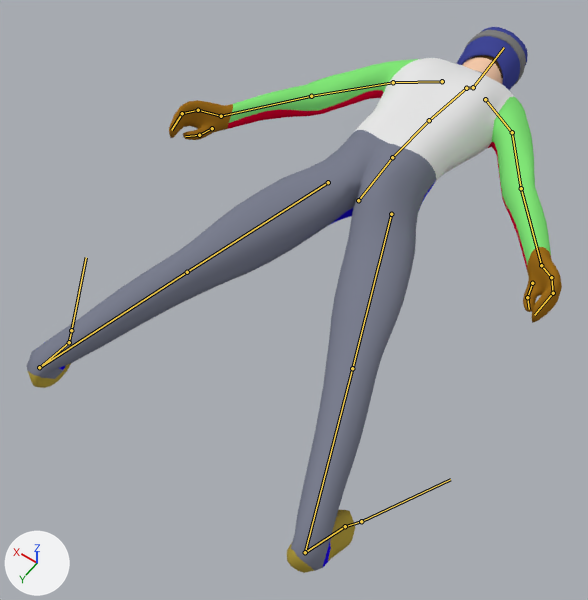
Two versions of the Blender file Assets/Models/Characters/jumper.blend, one commit apart.
The view is the same before and after, from a 50 mm camera at (-0.68, 0.383, 1.591) aimed at (0.029, -0.61, 0.03). Lighting does not change. The marker at lower left points along +X, +Y and +Z. Both versions are drawn at frame 12 of the action 'Flight-Lo.ArmWaving'; the numbers are the values there. The bones that bend it are drawn over the model as lines.

The first picture shows 'Cube', 'Helmet'.
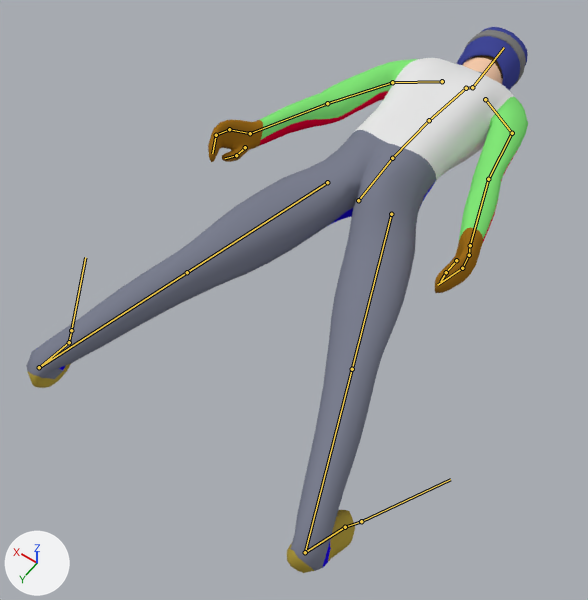
Location of each change, [x1, y1, x2, y2] in pixels of the pictures (588 x 600 px):
'Cube', posed (6% narrower)
    before: [27, 55, 562, 573]
    after: [26, 55, 528, 573]
bone 'Upper Arm.L', root to tip
    before: (393, 82) to (311, 96)
    after: (392, 82) to (327, 103)
bone 'Upper Arm.R', root to tip
    before: (512, 132) to (521, 188)
    after: (512, 133) to (488, 179)

The change in detail:
Bone 'Upper Arm.L' (bone_upper_arm_l) turns from (6, 7, 9) to (3, 9, -7) degrees about its own x, y and z.
Bone 'Upper Arm.R' (bone_upper_arm_r) turns from (5, 7, -7) to (4, 8, 11) degrees about its own x, y and z.
